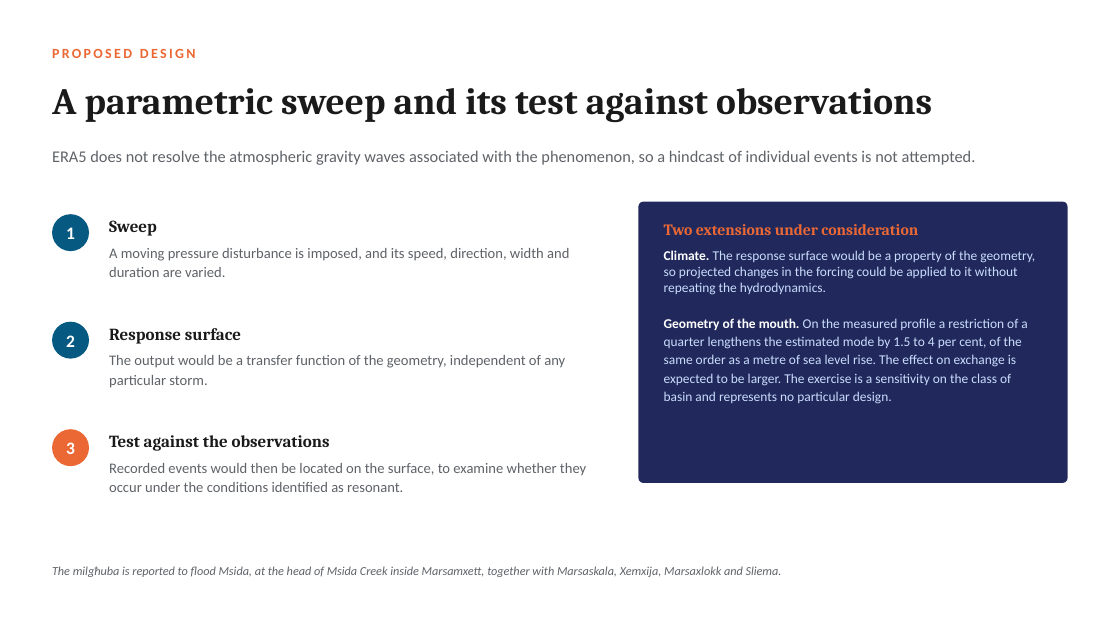
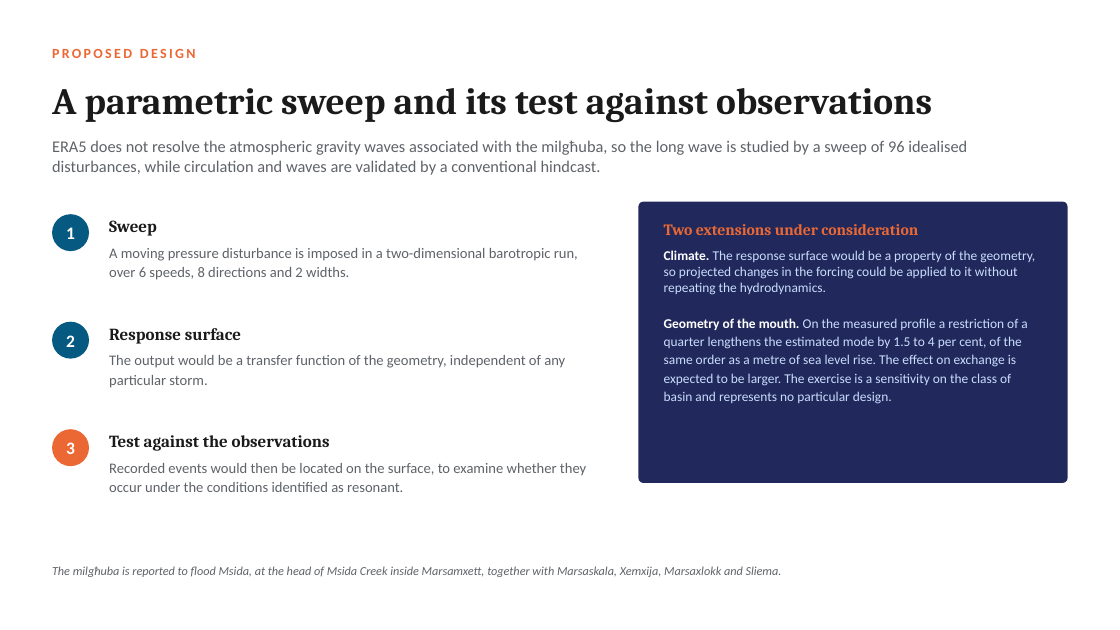
Before and after one commit to cicero-martins/MaltaDT, a slide deck: slide 6 of docs/valletta_model_concept_2026-10-08_short.pptx. Drawn at 1120x630 pixels with LibreOffice and Linux fonts; fonts in the diff are those of the drawing. Boxes give left, top, right and bottom in pixels: in the first picture for what was removed or moved away, otherwise in the second. Text is boxed around its words. In the diff, an @@ line names an element or a change of style, - is before the commit and + after.

```diff
--- a/docs/valletta_model_concept_2026-10-08_short.pptx
+++ b/docs/valletta_model_concept_2026-10-08_short.pptx
@@ text at (52, 140, 967, 175): text changed @@
-ERA5 does not resolve the atmospheric gravity waves associated with the phenomenon, so a hindcast of individual events is not attempted.
+ERA5 does not resolve the atmospheric gravity waves associated with the milgħuba, so the long wave is studied by a sweep of 96 idealised disturbances, while circulation and waves are validated by a conventional hindcast.
@@ text at (109, 248, 578, 280): text changed @@
-A moving pressure disturbance is imposed, and its speed, direction, width and duration are varied.
+A moving pressure disturbance is imposed in a two-dimensional barotropic run, over 6 speeds, 8 directions and 2 widths.
```
Also in this commit, not shown: 2 other slides changed, 6 other files.
